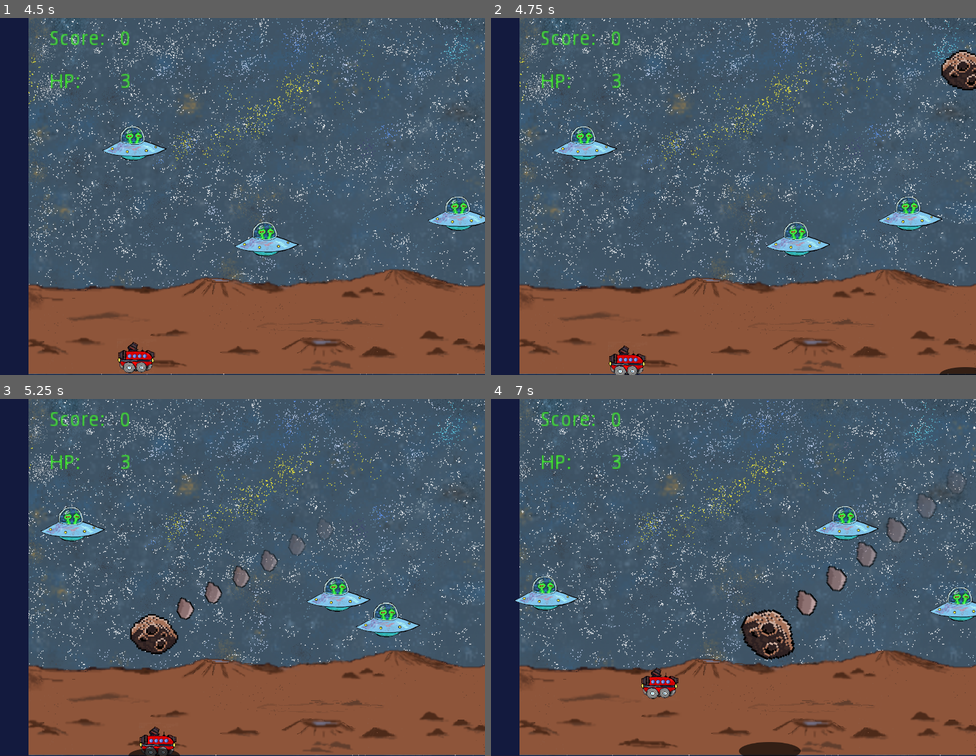
Above: before the commit, frames 1-4 (two rows, left to right).
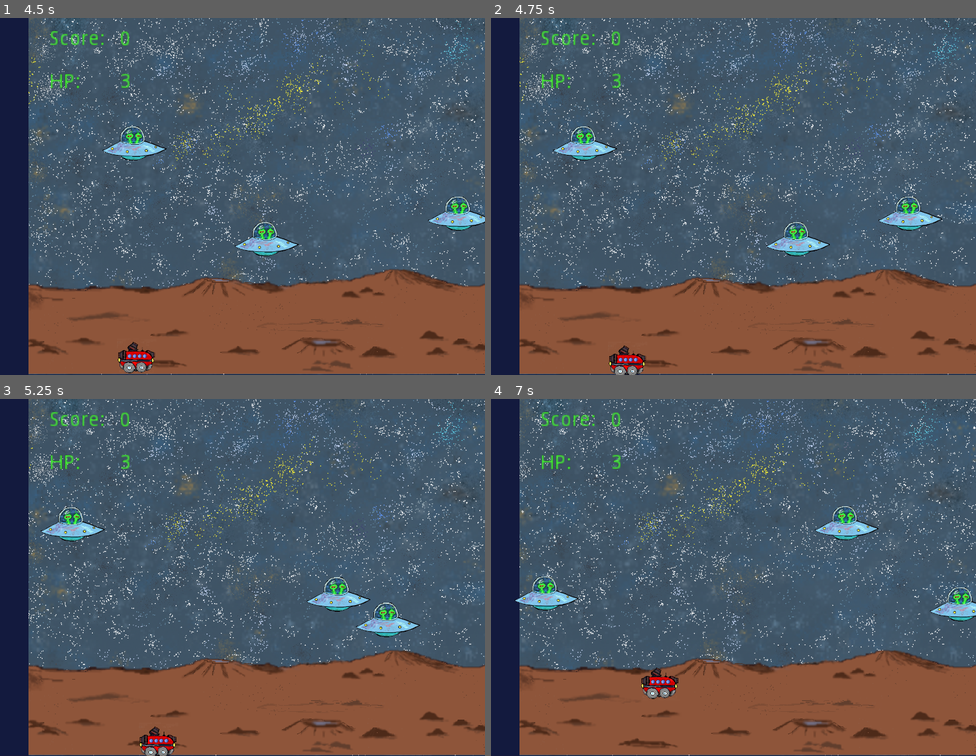
Above: after the commit, the same moments.

Repository: 13hnguyen/EchoWorld
Game: Godot game, scene res://Menus/MainMenu.tscn
Two runs of this game, one before a commit and one after it. Both use one fixed random seed, a clock stepped at 60 frames per second and the inputs below.
Inputs (mouse positions are in pixels of both pictures, inside the frame that each line leads up to):
- Up to frame 1 (4.5 s): click "NEW GAME" at 0.5 s; click (257, 150) at 1.27 s; type "Alex" at 1.35 s; click "NEW GAME" at 2 s; click "OK" at 2.75 s; hold D (move_right) 3.53-4.28 s; hold S (move_down) from 4.28 s (still down)
- Up to frame 2 (4.75 s): keep holding S (move_down)
- Up to frame 3 (5.25 s): release S (move_down) at 5.03 s; hold D (move_right) from 5.03 s (still down)
- Up to frame 4 (7 s): release D (move_right) at 5.78 s; hold W (move_up) 5.78-6.53 s; hold Left (move_left) from 6.53 s (still down)

Frame 1 is identical in both runs. In frame 2, 0.8% of the frame differs, in the area x 92-100%, y 8-100%; in frame 3, 1.7%; in frame 4, 2.6%, in the area x 51-98%, y 19-100%.
Error after the commit: Parse Error: The identifier "rockGen" isn't declared in the current scope. (res://Level/Level.gd:29)

Commit message:
disabled rocks

Diff:
--- a/Final_Project/GameData/gamedata.json
+++ b/Final_Project/GameData/gamedata.json
@@ -1 +1 @@
-[{"players":[{"health":3,"level":1,"name":"Amanda","score":320},{"health":3,"level":1,"name":"Reed","score":240}]}]
+[{"players":[{"health":3,"level":1,"name":"Amanda","score":320},{"health":3,"level":1,"name":"Reed","score":240},{"health":0,"level":-1,"name":"asan","score":440},{"health":0,"level":-1,"name":"Jaya","score":560}]}]
--- a/Final_Project/Level/Level.gd
+++ b/Final_Project/Level/Level.gd
@@ -20,9 +20,9 @@
   get_child(canvasIndex).add_child(asteroidGen)
 
   # Start the rock generation
-  var RockGen = preload("res://Rock/RockGenerator.tscn")
-  var rockGen = RockGen.instance()
-  rockGen.position = Vector2(2000, 870)
+  #var RockGen = preload("res://Rock/RockGenerator.tscn")
+  #var rockGen = RockGen.instance()
+  #rockGen.position = Vector2(2000, 870)
 
   # Add rock generator to canvas layer since it follows the player
 
